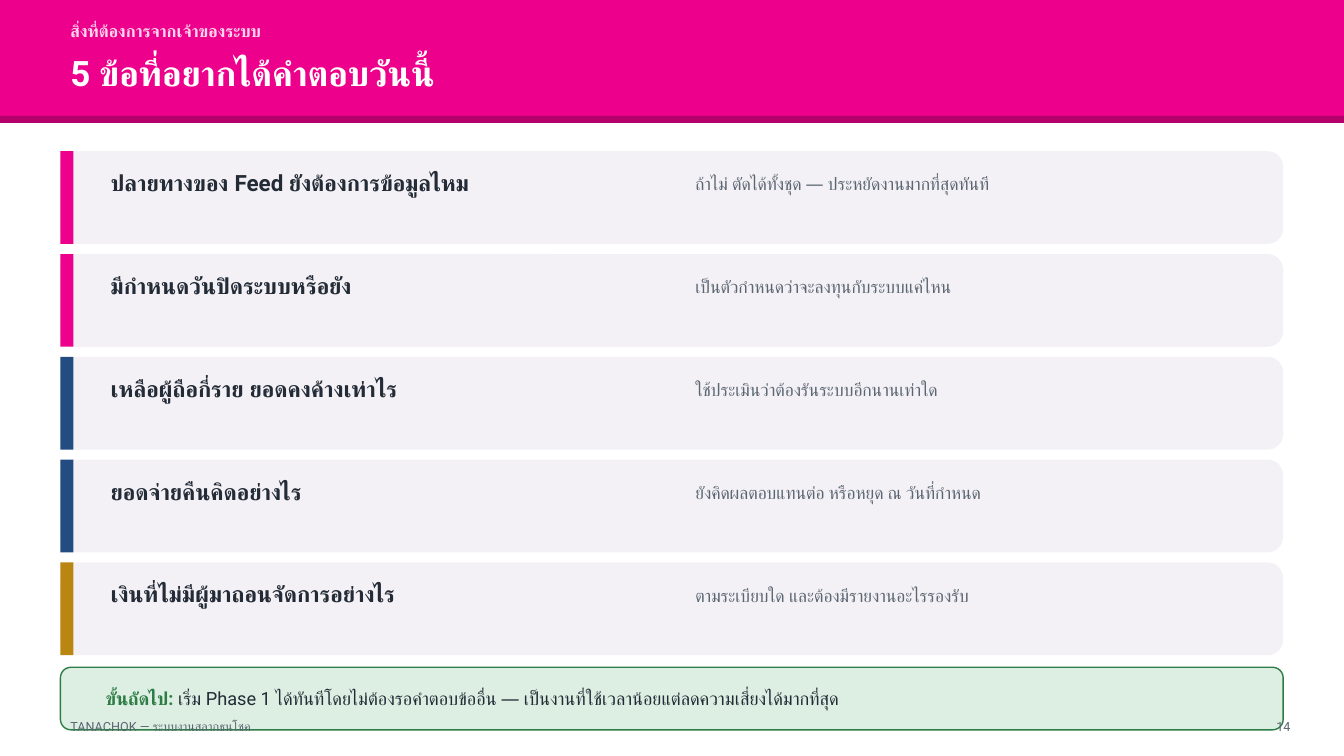
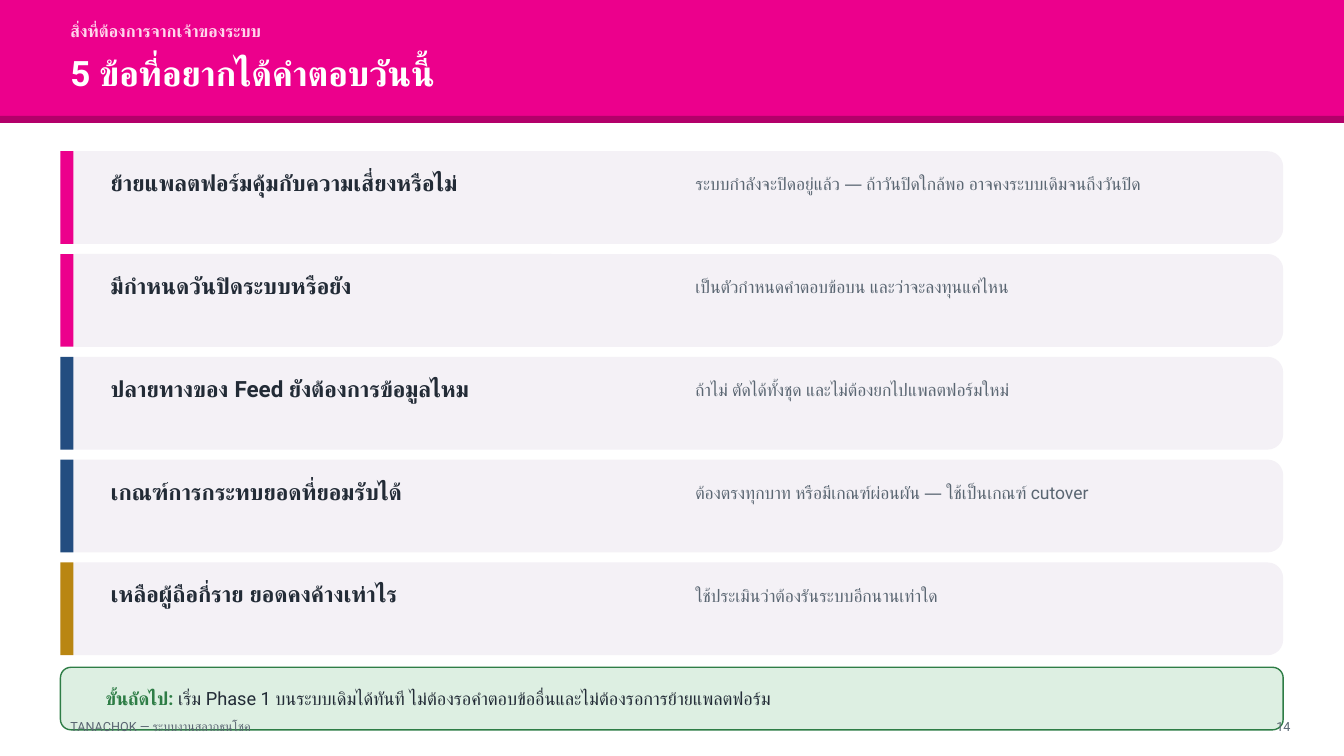
Before and after one commit to supachaitw/line-bot-images, a slide deck: slide 14 of docs/tanachok-production-slides.pptx. Drawn at 1344x756 pixels with LibreOffice and Linux fonts; fonts in the diff are those of the drawing. Boxes give left, top, right and bottom in pixels: in the first picture for what was removed or moved away, otherwise in the second. Text is boxed around its words. In the diff, an @@ line names an element or a change of style, - is before the commit and + after.

```diff
--- a/docs/tanachok-production-slides.pptx
+++ b/docs/tanachok-production-slides.pptx
@@ text at (111, 173, 457, 198): text changed @@
-ปลายทางของ Feed ยังต้องการข้อมูลไหม
+ย้ายแพลตฟอร์มคุ้มกับความเสี่ยงหรือไม่
@@ text at (695, 177, 1141, 195): text changed @@
-ถ้าไม่ ตัดได้ทั้งชุด — ประหยัดงานมากที่สุดทันที
+ระบบกำลังจะปิดอยู่แล้ว — ถ้าวันปิดใกล้พอ อาจคงระบบเดิมจนถึงวันปิด
@@ text at (695, 280, 1009, 298): text changed @@
-เป็นตัวกำหนดว่าจะลงทุนกับระบบแค่ไหน
+เป็นตัวกำหนดคำตอบข้อบน และว่าจะลงทุนแค่ไหน
@@ text at (111, 379, 469, 404): text changed @@
-เหลือผู้ถือกี่ราย ยอดคงค้างเท่าไร
+ปลายทางของ Feed ยังต้องการข้อมูลไหม
@@ text at (695, 383, 1009, 401): text changed @@
-ใช้ประเมินว่าต้องรันระบบอีกนานเท่าใด
+ถ้าไม่ ตัดได้ทั้งชุด และไม่ต้องยกไปแพลตฟอร์มใหม่
@@ text at (111, 482, 400, 501): text changed @@
-ยอดจ่ายคืนคิดอย่างไร
+เกณฑ์การกระทบยอดที่ยอมรับได้
@@ text at (695, 485, 1089, 504): text changed @@
-ยังคิดผลตอบแทนต่อ หรือหยุด ณ วันที่กำหนด
+ต้องตรงทุกบาท หรือมีเกณฑ์ผ่อนผัน — ใช้เป็นเกณฑ์ cutover
@@ text at (111, 585, 397, 609): text changed @@
-เงินที่ไม่มีผู้มาถอนจัดการอย่างไร
+เหลือผู้ถือกี่ราย ยอดคงค้างเท่าไร
@@ text at (695, 588, 938, 602): text changed @@
-ตามระเบียบใด และต้องมีรายงานอะไรรองรับ
+ใช้ประเมินว่าต้องรันระบบอีกนานเท่าใด
@@ text at (106, 691, 770, 706): text changed @@
-ขั้นถัดไป: เริ่ม Phase 1 ได้ทันทีโดยไม่ต้องรอคำตอบข้ออื่น — เป็นงานที่ใช้เวลาน้อยแต่ลดความเสี่ยงได้มากที่สุด
+ขั้นถัดไป: เริ่ม Phase 1 บนระบบเดิมได้ทันที ไม่ต้องรอคำตอบข้ออื่นและไม่ต้องรอการย้ายแพลตฟอร์ม
```
Also in this commit, not shown: 5 other slides changed, 1 slide added, 1 slide removed, 6 other files.
